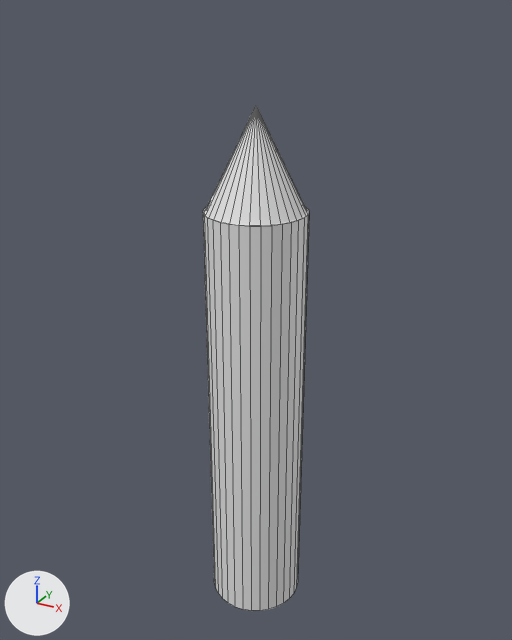
Before and after pictures for a commit that changed the OBJ model resources/models/missile/missile.obj.
Both versions are drawn from a 50 mm lens placed at (1.011, -1.838, 1.28), pointed at (-0.019, 0.034, 0.344). Every picture has the same lights, and +X, +Y and +Z are marked at lower left. Mesh edges are drawn as thin lines. Where no turn or scale is listed for an object, it has been applied to the vertices.
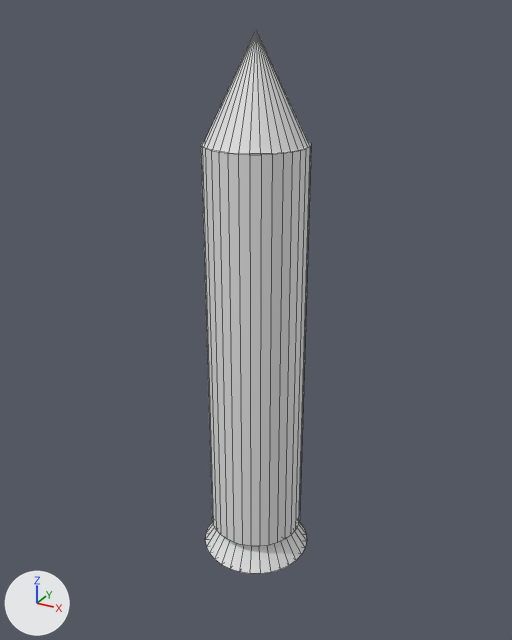
Location of each change, [x1, y1, x2, y2] in pixels of the pictures (512 x 640 px; the box of a moved part takes in the faces that stretch with it):
```json
{"object": "Cone", "change": "reshaped", "before": [203, 106, 309, 611], "after": [201, 30, 311, 574], "on screen": "8% taller"}
{"part": 1, "of": "me_cone", "change": "moved or reshaped", "before": [205, 106, 307, 225], "after": [203, 30, 309, 154]}
{"part": 2, "of": "me_cone", "change": "rebuilt", "before": [203, 207, 309, 611], "after": [201, 141, 311, 574], "on screen": "7% taller"}
```

The change, as JSON lines over the scene's bpy script:
```json
{"block": "me_cone", "where": "# used by ob_cone; location = (0.0, 0.0, 0.0)"}
{"op": "remove", "block": "me_cone", "code": "me_cone.from_pydata(...)  # 97 vertices, 67 faces; spans x -0.16..0.16, y -0.16..0.16, z -0.72..1.03"}
{"op": "add", "block": "me_cone", "code": "me_cone.from_pydata(...)  # 257 vertices, 227 faces; spans x -0.19..0.19, y -0.19..0.19, z -0.52..1.23"}
{"block": "me_cone", "change": "me_cone part 1: the loose piece of 33 vertices spanning x -0.16..0.16, y -0.16..0.16, z 0.72..1.03 is moved by (0.0, 0.0, 0.2)"}
{"block": "me_cone", "change": "me_cone part 2: the loose piece of 64 vertices spanning x -0.16..0.16, y -0.16..0.16, z -0.72..0.72 is rebuilt with 224 vertices and now spans x -0.19..0.19, y -0.19..0.19, z -0.52..0.92"}
```
